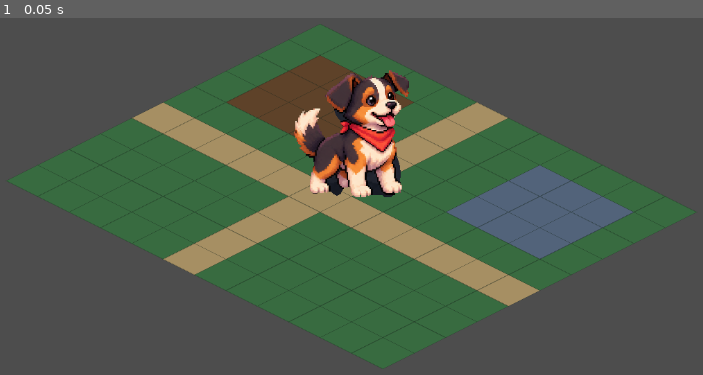
Above: before the commit, frame 1.
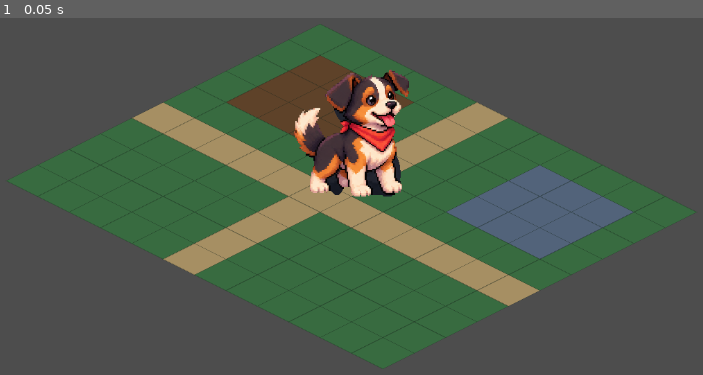
Above: after the commit, the same moment.

Repository: az1nn/marica-game
Game: Godot game, scene res://scenes/v203_portrait_preview.tscn
The game is run twice, just before and just after one commit, with the same random seed, the same clock (stepped at 60 frames per second) and the same inputs. This scene is started directly instead of the project's main scene.
Inputs:
- Up to frame 1 (0.05 s): no input

The runs differ from the first frame. In frame 1, 0.4% of the frame differs, in the area x 41-59%, y 14-51%.

Commit message:
feat(cena): bound portrait pan and capture five real Godot viewport cases

Diff:
--- a/game/src/presentation/v203_portrait_preview.gd
+++ b/game/src/presentation/v203_portrait_preview.gd
@@ -2,11 +2,15 @@
 
 # SPEC-005 V203 CENA: opt-in framing study; NOT gameplay, production art or runtime approval.
 const CAMERA_POLICY = preload("res://src/presentation/farm_iso_camera.gd")
+const LAYOUT = preload("res://src/domain/farm_layout.gd")
 const SOURCE_PATH: String = "res://assets/arch_probes/S01_A01_v4_original.png"
 const SOURCE_SHA256: String = "b8089122d323de7dc7c235604f752ce2643990a867aceaead60409d700e2aa7e"
 const PORTRAIT_ASPECT_LIMIT: float = 1.35
 const PORTRAIT_FOCUS_WIDTH: float = 220.0
 const PORTRAIT_MAX_ZOOM: float = 1.75
+
+var _mouse_dragging: bool = false
+var _active_touch: int = -1
 
 @onready var _camera: Camera2D = $FarmIsoView/Camera2D
 @onready var _founder: Sprite2D = $FarmIsoView/FounderV4TestCopy
@@ -41,9 +45,87 @@
         return false
     if not _camera.set_zoom_level(preview_zoom_for_size(viewport_size)):
         return false
-    _camera.position = _founder.position
+    _camera.position = clamp_preview_position(_founder.position, viewport_size, _camera.zoom.x)
     return true
 
 
 func _on_viewport_resized() -> void:
     apply_preview_size(get_viewport_rect().size)
+
+# V206: diagnostic navigation for LENTE's lateral-crop REVISE; not HUD acceptance.
+static func farm_projection_bounds() -> Rect2:
+    var width: float = float(LAYOUT.GRID_WIDTH * LAYOUT.TILE_SIZE)
+    var height: float = float(LAYOUT.GRID_HEIGHT * LAYOUT.TILE_SIZE)
+    var projection: Transform2D = Transform2D(
+        CAMERA_POLICY.ISO_X, CAMERA_POLICY.ISO_Y, Vector2.ZERO
+    )
+    var corners: Array[Vector2] = [
+        projection * Vector2.ZERO,
+        projection * Vector2(width, 0.0),
+        projection * Vector2(0.0, height),
+        projection * Vector2(width, height)
+    ]
+    var lower: Vector2 = corners[0]
+    var upper: Vector2 = corners[0]
+    for corner in corners:
+        lower = Vector2(minf(lower.x, corner.x), minf(lower.y, corner.y))
+        upper = Vector2(maxf(upper.x, corner.x), maxf(upper.y, corner.y))
+    return Rect2(lower, upper - lower)
+
+
+static func pan_limits_for_size(viewport_size: Vector2, zoom_level: float) -> Rect2:
+    var bounds: Rect2 = farm_projection_bounds()
+    if viewport_size.x <= 0.0 or viewport_size.y <= 0.0 or zoom_level <= 0.0:
+        return Rect2(bounds.get_center(), Vector2.ZERO)
+    var half_visible: Vector2 = viewport_size / (2.0 * zoom_level)
+    var lower: Vector2 = bounds.position + half_visible
+    var upper: Vector2 = bounds.end - half_visible
+    if lower.x > upper.x:
+        lower.x = bounds.get_center().x
+        upper.x = lower.x
+    if lower.y > upper.y:
+        lower.y = bounds.get_center().y
+        upper.y = lower.y
+    return Rect2(lower, upper - lower)
+
+
+static func clamp_preview_position(
+    requested: Vector2, viewport_size: Vector2, zoom_level: float
+) -> Vector2:
+    var limits: Rect2 = pan_limits_for_size(viewport_size, zoom_level)
+    return requested.clamp(limits.position, limits.end)
+
+
+func pan_by_screen_delta(screen_delta: Vector2, viewport_size: Vector2) -> bool:
+    if _camera == null or screen_delta.length_squared() < 0.25:
+        return false
+    if not screen_delta.is_finite() or viewport_size.x <= 0.0 or viewport_size.y <= 0.0:
+        return false
+    var previous: Vector2 = _camera.position
+    var target: Vector2 = _camera.position - screen_delta / _camera.zoom.x
+    _camera.position = clamp_preview_position(target, viewport_size, _camera.zoom.x)
+    return _camera.position.distance_squared_to(previous) > 0.000001
+
+
+func _unhandled_input(event: InputEvent) -> void:
+    var size: Vector2 = get_viewport_rect().size
+    if size.y <= size.x * PORTRAIT_ASPECT_LIMIT:
+        return
+    if event is InputEventScreenTouch:
+        var touch: InputEventScreenTouch = event as InputEventScreenTouch
+        if touch.pressed and _active_touch < 0:
+            _active_touch = touch.index
+        elif not touch.pressed and _active_touch == touch.index:
+            _active_touch = -1
+    elif event is InputEventScreenDrag:
+        var drag: InputEventScreenDrag = event as InputEventScreenDrag
+        if drag.index == _active_touch and pan_by_screen_delta(drag.relative, size):
+            get_viewport().set_input_as_handled()
+    elif event is InputEventMouseButton:
+        var mouse: InputEventMouseButton = event as InputEventMouseButton
+        if mouse.button_index == MOUSE_BUTTON_LEFT:
+            _mouse_dragging = mouse.pressed
+    elif event is InputEventMouseMotion and _mouse_dragging:
+        var motion: InputEventMouseMotion = event as InputEventMouseMotion
+        if pan_by_screen_delta(motion.relative, size):
+            get_viewport().set_input_as_handled()
--- /dev/null
+++ b/game/tests/v206_portrait_navigation_runner.gd
@@ -0,0 +1,165 @@
+extends SceneTree
+
+# V206: native-rendered technical viewport/pan evidence only.
+const PREVIEW = preload("res://scenes/v203_portrait_preview.tscn")
+const CAMERA_POLICY = preload("res://src/presentation/farm_iso_camera.gd")
+const SOURCE_PATH: String = "res://assets/arch_probes/S01_A01_v4_original.png"
+const SOURCE_SHA256: String = "b8089122d323de7dc7c235604f752ce2643990a867aceaead60409d700e2aa7e"
+
+
+func _initialize() -> void:
+    call_deferred("_run")
+
+
+func _run() -> void:
+    var folder: String = OS.get_environment("V206_CAPTURE_DIR")
+    if not folder.begins_with("/") or DirAccess.make_dir_recursive_absolute(folder) != OK:
+        push_error("MARICA_V206_FAIL folder")
+        quit(1)
+        return
+    if FileAccess.get_sha256(SOURCE_PATH) != SOURCE_SHA256:
+        push_error("MARICA_V206_FAIL original source drift")
+        quit(1)
+        return
+    var cases: Array[Dictionary] = [
+        {"name": "portrait-center", "size": Vector2i(390, 844), "pan": 0.0},
+        {"name": "portrait-left", "size": Vector2i(390, 844), "pan": 100000.0},
+        {"name": "portrait-right", "size": Vector2i(390, 844), "pan": -100000.0},
+        {"name": "landscape", "size": Vector2i(844, 390), "pan": 0.0},
+        {"name": "desktop", "size": Vector2i(1280, 960), "pan": 0.0}
+    ]
+    var frames: Array[Dictionary] = []
+    for config in cases:
+        var result: Dictionary = await _capture(config, folder)
+        if not result.get("ok", false):
+            push_error("MARICA_V206_FAIL " + str(result.get("error", "frame")))
+            quit(1)
+            return
+        frames.append(result["frame"])
+    if not (
+        float(frames[1]["camera_x"]) < float(frames[0]["camera_x"])
+        and float(frames[0]["camera_x"]) < float(frames[2]["camera_x"])
+    ):
+        push_error("MARICA_V206_FAIL unable to navigate farm sides")
+        quit(1)
+        return
+    var manifest: Dictionary = {
+        "schema_version": 1,
+        "task": "SPEC-005 V206 / issue #131",
+        "status": "NAVIGATION_TECHNICAL_ONLY_VERTICAL_VOID_OPEN",
+        "head_sha": OS.get_environment("V206_HEAD_SHA"),
+        "engine": Engine.get_version_info().get("string", "unknown"),
+        "renderer": "Godot Compatibility Xvfb/Mesa; NOT physical device or WebGL",
+        "source_sha256": SOURCE_SHA256,
+        "source_git_blob": "da7806ebfcb051c8fd32ccdbad4760b7136f97dd",
+        "art_runtime": "NOT_EVALUATED",
+        "portrait_vertical_void_resolved": false,
+        "g452_hydrated": false,
+        "physical_device": false,
+        "frames": frames
+    }
+    var output: FileAccess = FileAccess.open(folder.path_join("manifest.json"), FileAccess.WRITE)
+    if output == null:
+        push_error("MARICA_V206_FAIL manifest")
+        quit(1)
+        return
+    output.store_string(JSON.stringify(manifest, "  ") + "\n")
+    output.close()
+    print("MARICA_V206_NAVIGATION_PASS captures=5 status=REVISE_PENDING")
+    quit(0)
+
+
+func _capture(config: Dictionary, folder: String) -> Dictionary:
+    var size: Vector2i = config["size"]
+    var viewport: SubViewport = SubViewport.new()
+    viewport.name = str(config["name"])
+    viewport.size = size
+    viewport.disable_3d = true
+    viewport.render_target_update_mode = SubViewport.UPDATE_ALWAYS
+    root.add_child(viewport)
+    var backdrop_layer: CanvasLayer = CanvasLayer.new()
+    backdrop_layer.layer = -10
+    viewport.add_child(backdrop_layer)
+    var backdrop: ColorRect = ColorRect.new()
+    backdrop.color = Color("#4d4d4d")
+    backdrop.size = Vector2(size)
+    backdrop_layer.add_child(backdrop)
+    var preview: Node2D = PREVIEW.instantiate()
+    viewport.add_child(preview)
+    await process_frame
+    var camera: Camera2D = preview.get_node("FarmIsoView/Camera2D")
+    var founder: Sprite2D = preview.get_node("FarmIsoView/FounderV4TestCopy")
+    if not preview.apply_preview_size(Vector2(size)) or not camera.is_current():
+        viewport.queue_free()
+        return {"ok": false, "error": "camera not usable"}
+    var fitted: float = CAMERA_POLICY.fit_zoom_for_size(Vector2(size))
+    var limits: Rect2 = preview.pan_limits_for_size(Vector2(size), camera.zoom.x)
+    var portrait: bool = size.y > size.x * 1.35
+    if founder.texture_filter != CanvasItem.TEXTURE_FILTER_NEAREST:
+        viewport.queue_free()
+        return {"ok": false, "error": "original filtering drift"}
+    if founder.offset != Vector2(0, -182) or founder.texture.get_size() != Vector2(344, 378):
+        viewport.queue_free()
+        return {"ok": false, "error": "source/feet drift"}
+    if portrait and (camera.zoom.x < 1.6 or limits.size.x <= 20.0):
+        viewport.queue_free()
+        return {"ok": false, "error": "portrait pan range absent"}
+    if not portrait and absf(camera.zoom.x - fitted) > 0.001:
+        viewport.queue_free()
+        return {"ok": false, "error": "landscape/desktop fit regression"}
+    var pan: float = float(config["pan"])
+    if pan != 0.0 and not preview.pan_by_screen_delta(Vector2(pan, 0.0), Vector2(size)):
+        viewport.queue_free()
+        return {"ok": false, "error": "drag ignored"}
+    if pan > 0.0 and absf(camera.position.x - limits.position.x) > 0.01:
+        viewport.queue_free()
+        return {"ok": false, "error": "left boundary or pan direction wrong"}
+    if pan < 0.0 and absf(camera.position.x - limits.end.x) > 0.01:
+        viewport.queue_free()
+        return {"ok": false, "error": "right boundary or pan direction wrong"}
+    if camera.position.x < limits.position.x - 0.01 or camera.position.x > limits.end.x + 0.01:
+        viewport.queue_free()
+        return {"ok": false, "error": "camera escaped farm"}
+    await RenderingServer.frame_post_draw
+    await RenderingServer.frame_post_draw
+    var image: Image = viewport.get_texture().get_image()
+    if image.is_empty() or image.get_size() != size:
+        viewport.queue_free()
+        return {"ok": false, "error": "no rendered Godot frame"}
+    var background: Color = image.get_pixel(2, 2)
+    var foreground: int = 0
+    var bounds: Rect2i = Rect2i(size.x, size.y, 0, 0)
+    var rightmost: int = -1
+    var bottommost: int = -1
+    for y in range(0, size.y, 4):
+        for x in range(0, size.x, 4):
+            var pixel: Color = image.get_pixel(x, y)
+            var difference: float = (
+                absf(pixel.r - background.r)
+                + absf(pixel.g - background.g)
+                + absf(pixel.b - background.b)
+            )
+            if difference > 0.08:
+                foreground += 1
+                bounds.position.x = mini(bounds.position.x, x)
+                bounds.position.y = mini(bounds.position.y, y)
+                rightmost = maxi(rightmost, x)
+                bottommost = maxi(bottommost, y)
+    if foreground < 30 or image.save_png(folder.path_join(str(config["name"]) + ".png")) != OK:
+        viewport.queue_free()
+        return {"ok": false, "error": "flat image or PNG save failed"}
+    var frame: Dictionary = {
+        "file": str(config["name"]) + ".png",
+        "viewport": [size.x, size.y],
+        "zoom": camera.zoom.x,
+        "g451_fit_zoom": fitted,
+        "camera_x": camera.position.x,
+        "pan_limits_x": [limits.position.x, limits.end.x],
+        "founder_projected_width_px": 344.0 * 0.25 * camera.zoom.x,
+        "foreground_samples_4px": foreground,
+        "approx_bbox_4px": [bounds.position.x, bounds.position.y, rightmost, bottommost],
+        "approx_top_blank_px": bounds.position.y,
+        "approx_bottom_blank_px": size.y - 1 - bottommost
+    }
+    viewport.queue_free()
+    return {"ok": true, "frame": frame}
Not shown, added: .github/workflows/v206-cena-navigation.yml
Not shown, added: .siga/session-claim-v206-cena-navigation-20261018-gpt6.md
Not shown, added: docs/cena/V206-PORTRAIT-NAVIGATION.md
